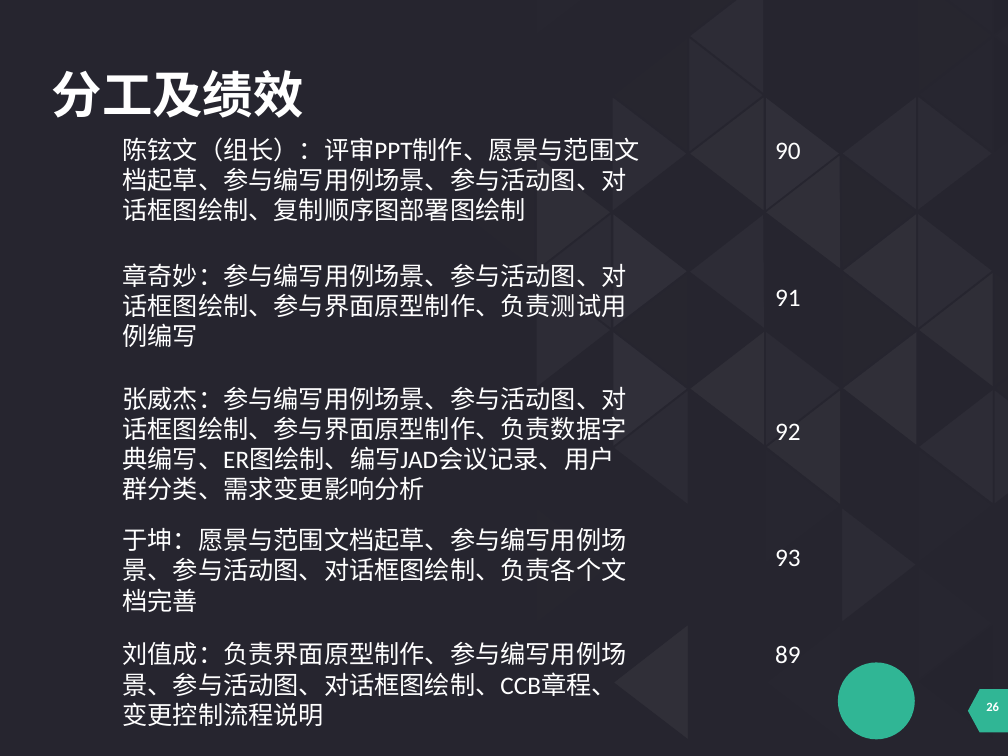
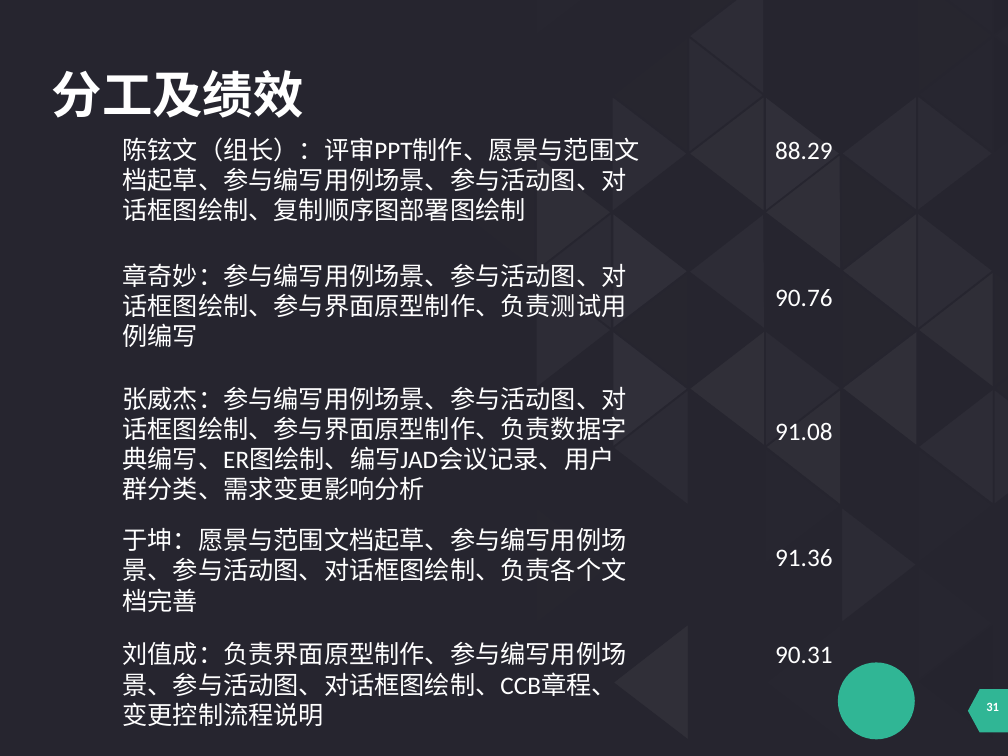
Before and after one commit to cchello/PRD2018-G01, a slide deck: slide 31 of 受控文档/需求管理阶段/PRD2018_G01_基于项目的案例教学系统需求变更评审PPT.pptx (slide 26 before the commit). Drawn at 1008x756 pixels with LibreOffice and Linux fonts; fonts in the diff are those of the drawing. Boxes give left, top, right and bottom in pixels: in the first picture for what was removed or moved away, otherwise in the second. Text is boxed around its words. In the diff, an @@ line names an element or a change of style, - is before the commit and + after.

```diff
--- a/受控文档/需求管理阶段/PRD2018_G01_基于项目的案例教学系统需求变更评审PPT.pptx
+++ b/受控文档/需求管理阶段/PRD2018_G01_基于项目的案例教学系统需求变更评审PPT.pptx
@@ text at <box>775,142,832,159</box>: text changed @@
-90
+88.29
@@ text at <box>775,289,832,306</box>: text changed @@
-91
+90.76
@@ text at <box>775,423,832,440</box>: text changed @@
-92
+91.08
@@ text at <box>775,549,832,566</box>: text changed @@
-93
+91.36
@@ text at <box>775,646,832,663</box>: text changed @@
-89
+90.31
@@ page number at <box>986,702,999,711</box>: text changed @@
-26
+31
```
Also in this commit, not shown: 6 other slides changed, 7 slides added, 1 slide removed, 3 other files.
